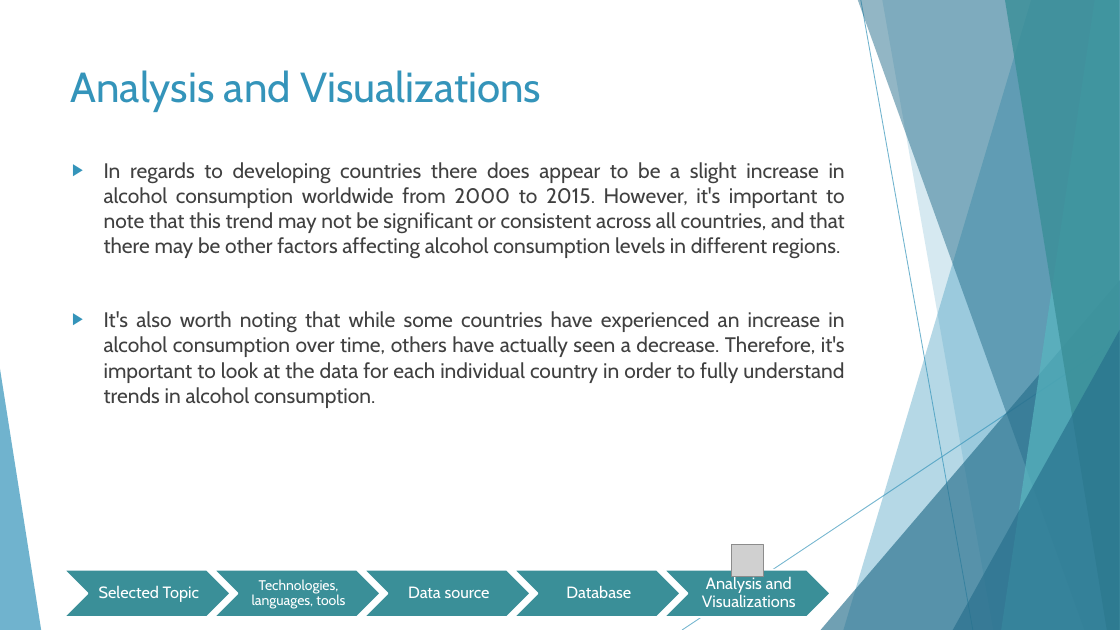
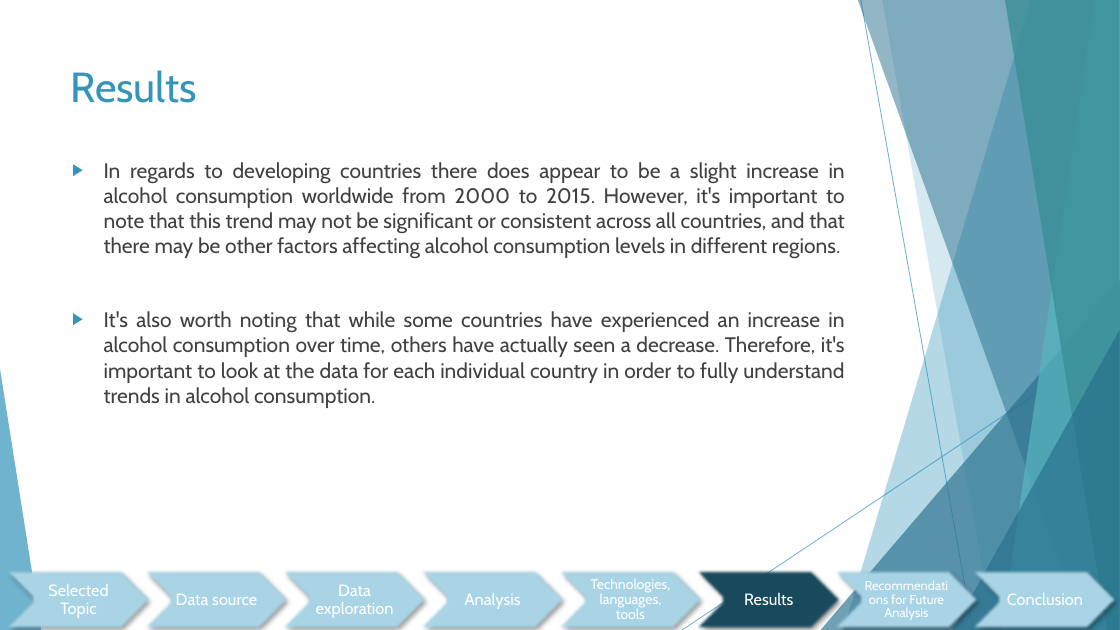
Before and after one commit to jcerda1994/Proyecto_final_1, a slide deck: slide 16 of Final Presentation.pptx (slide 9 before the commit). Drawn at 1120x630 pixels with LibreOffice and Linux fonts; fonts in the diff are those of the drawing; grey boxes stand for pictures. Boxes give left, top, right and bottom in pixels: in the first picture for what was removed or moved away, otherwise in the second. Text is boxed around its words. In the diff, an @@ line names an element or a change of style, - is before the commit and + after.

```diff
--- a/Final Presentation.pptx
+++ b/Final Presentation.pptx
@@ title at [71, 70, 198, 103]: text changed @@
-Analysis and Visualizations
+Results
@@ picture removed at [732, 544, 764, 576] @@
@@ text "Selected Topic" rewrapped from [99, 586, 199, 602] to [48, 584, 108, 618] @@
@@ fill #3A8F98 to #AAD6E7; outline #FFFFFF 1.5 pt to none; shadow on in 4 elements at [553, 570, 707, 630], [414, 570, 568, 630], [276, 570, 430, 630], [138, 570, 292, 630] @@
@@ chevron: place and size @@
-chevron at [64, 570, 230, 617]
+chevron at [138, 570, 292, 630]
@@ text "Data source": place and size @@
-text "Data source" at [408, 586, 490, 598]
+text "Data source" at [176, 594, 257, 605]
@@ chevron: place and size @@
-chevron at [214, 570, 381, 617]
+chevron at [276, 570, 430, 630]
@@ chevron: place and size @@
-chevron at [364, 570, 530, 617]
+chevron at [414, 570, 568, 630]
@@ chevron: place and size @@
-chevron at [514, 570, 681, 617]
+chevron at [553, 570, 707, 630]
@@ text removed at [566, 585, 631, 598] @@
-Database
@@ text "Technologies, languages, tools" rewrapped from [252, 579, 345, 609] to [591, 579, 671, 619] @@
@@ chevron: place and size @@
-chevron at [664, 570, 830, 617]
+chevron at [691, 570, 844, 630]
@@ chevron at [691, 570, 844, 630]: fill #3A8F98 to #1A4A5D; outline #FFFFFF 1.5 pt to none; shadow on @@
@@ text removed at [702, 576, 796, 607] @@
-Analysis and Visualizations
@@ group added at [0, 570, 1120, 630]: 5 texts, 3 chevrons @@
+Data exploration
+Analysis
+Results
+Recommendations for Future Analysis
+Conclusion
```
Also in this commit, not shown: 9 other slides changed, 8 slides added, 9 slides removed.
